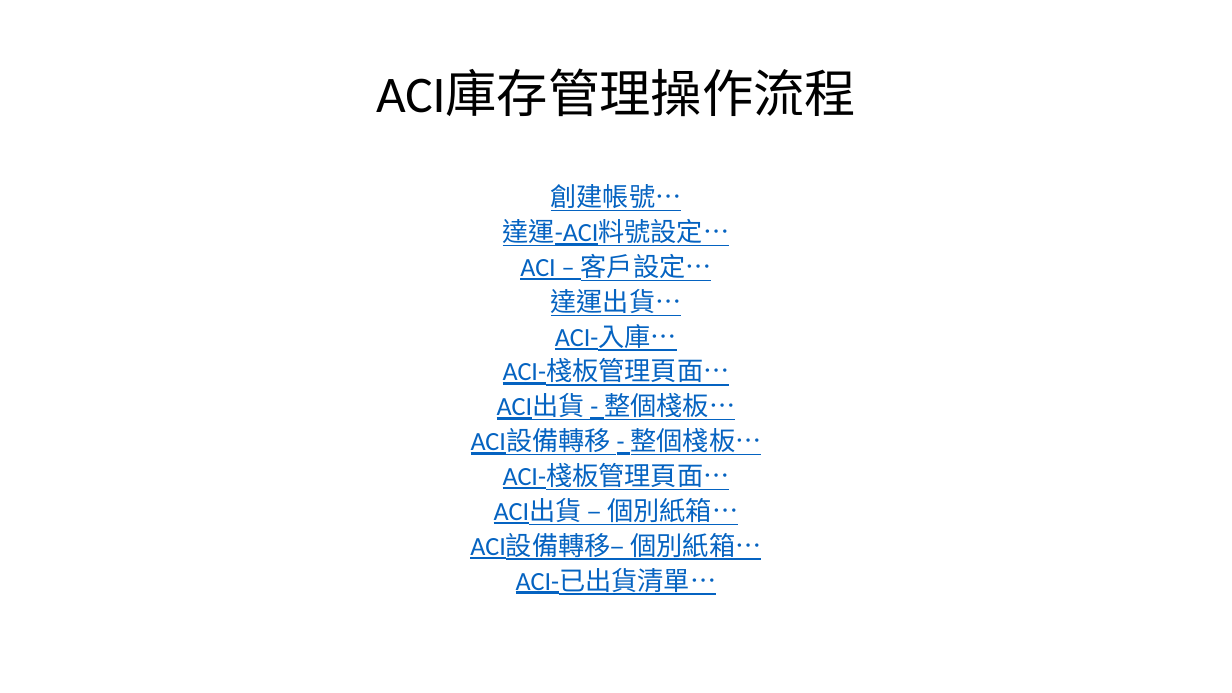
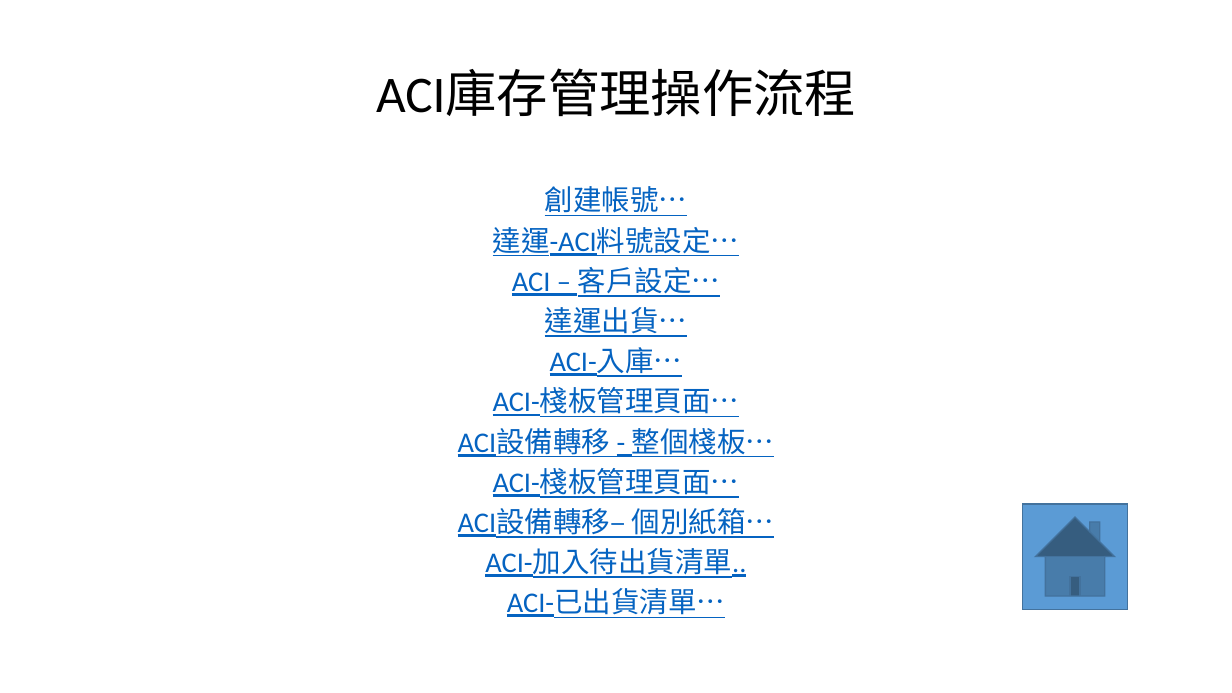
Before and after one commit to CrayHung/twoway-scanner, a slide deck: slide 1 of ACI庫存操作.pptx. Drawn at 1232x693 pixels with LibreOffice and Linux fonts; fonts in the diff are those of the drawing. Boxes give left, top, right and bottom in pixels: in the first picture for what was removed or moved away, otherwise in the second. Text is boxed around its words. In the diff, an @@ line names an element or a change of style, - is before the commit and + after.

Commit message:
新增出貨清單+已出貨歷史清單

```diff
--- a/ACI庫存操作.pptx
+++ b/ACI庫存操作.pptx
@@ text at (x1=458, y1=186, x2=774, y2=618): size 20.4 to 22.2 pt in "創建帳號…", "達運-ACI料號設定…", "ACI – 客戶設定…", "達運出貨…" and 6 more places; line spacing 0.7 to 0.8 @@
@@ text at (x1=497, y1=393, x2=735, y2=420): paragraph removed @@
-ACI出貨 - 整個棧板…
@@ text at (x1=494, y1=498, x2=738, y2=525): paragraph removed @@
-ACI出貨 – 個別紙箱…
@@ action button home added at (x1=1022, y1=504, x2=1128, y2=609), fill #5B9BD5, outline #43739E 1 pt @@
@@ text at (x1=485, y1=549, x2=746, y2=578): paragraph added @@
+ACI-加入待出貨清單..
```
Also in this commit, not shown: 17 other slides changed, 3 slides added, 3 slides removed, 2 other files.
